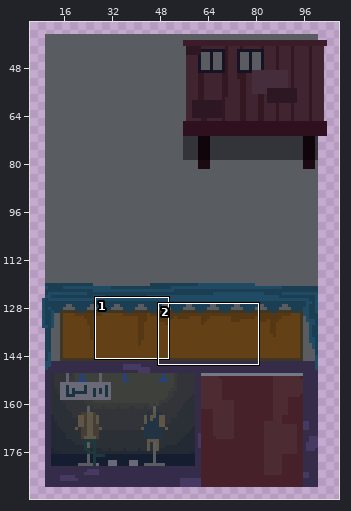
Edited in one commit: sprite sheet (Assets/Resources/Sprites/PicisStreet/shop_clothes01.png). Above: a wide view before the commit, with the close-up outlined.
Close-up. Before the commit:
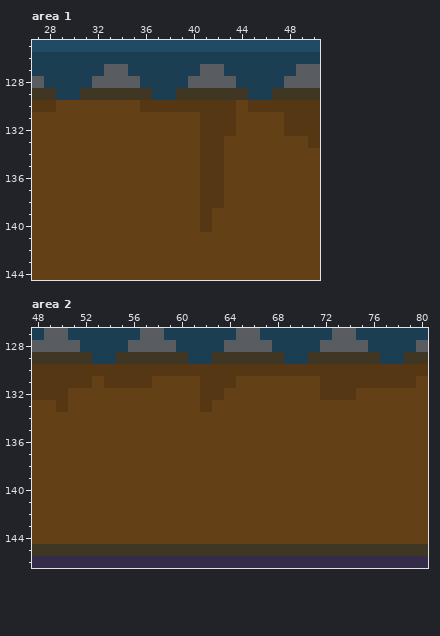
The file is 350x200 pixels. Pixels under 10% opacity are left out. Colours within 5 levels of each other are drawn and written as one. Shown: area 1: x 27..50, y 125..144; area 2: x 48..80, y 127..146. The wide view leaves out empty margins. The commit also changed other parts of the picture, which this record leaves out.
Now the later version:
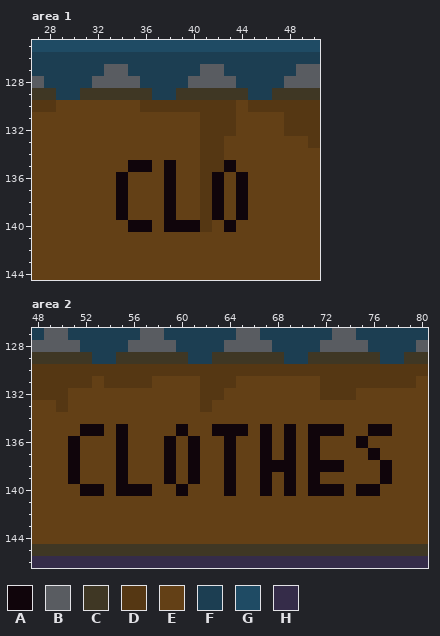
Palette (. is transparent): A #10050b  B #595c61  C #3f3724  D #553713  E #634016  F #1c3e52  G #1f4b64  H #352c49
Difference:
Area 1:
y 135: x 35..36 EE -> AA; x 38 E -> A; x 43 E -> A
y 136..138: x 34 E -> A; x 38 E -> A; x 42 D -> A; x 44 E -> A
y 139: x 34 E -> A; x 38 E -> A; x 42 E -> A; x 44 E -> A
y 140: x 35..36 EE -> AA; x 38..40 EEE -> AAA; x 43 E -> A
Area 2:
y 135: x 52..53 EE -> AA; x 55 E -> A; x 60 E -> A; x 63..65 EEE -> AAA; x 67 E -> A; x 69 E -> A; x 71..73 EEE -> AAA; x 76..77 EE -> AA
y 136: x 51 E -> A; x 55 E -> A; x 59 E -> A; x 61 E -> A; x 64 E -> A; x 67 E -> A; x 69 E -> A; x 71 E -> A; x 75 E -> A
y 137: x 51 E -> A; x 55 E -> A; x 59 E -> A; x 61 E -> A; x 64 E -> A; x 67 E -> A; x 69 E -> A; x 71 E -> A; x 76 E -> A
y 138: x 51 E -> A; x 55 E -> A; x 59 E -> A; x 61 E -> A; x 64 E -> A; x 67..69 EEE -> AAA; x 71..73 EEE -> AAA; x 77 E -> A
y 139: x 51 E -> A; x 55 E -> A; x 59 E -> A; x 61 E -> A; x 64 E -> A; x 67 E -> A; x 69 E -> A; x 71 E -> A; x 77 E -> A
y 140: x 52..53 EE -> AA; x 55..57 EEE -> AAA; x 60 E -> A; x 64 E -> A; x 67 E -> A; x 69 E -> A; x 71..73 EEE -> AAA; x 75..76 EE -> AA
Where, in picture pixels (left, top, right, bottom), the same in both close-ups:
changed: (116, 160, 248, 232)
changed: (68, 424, 392, 496)
